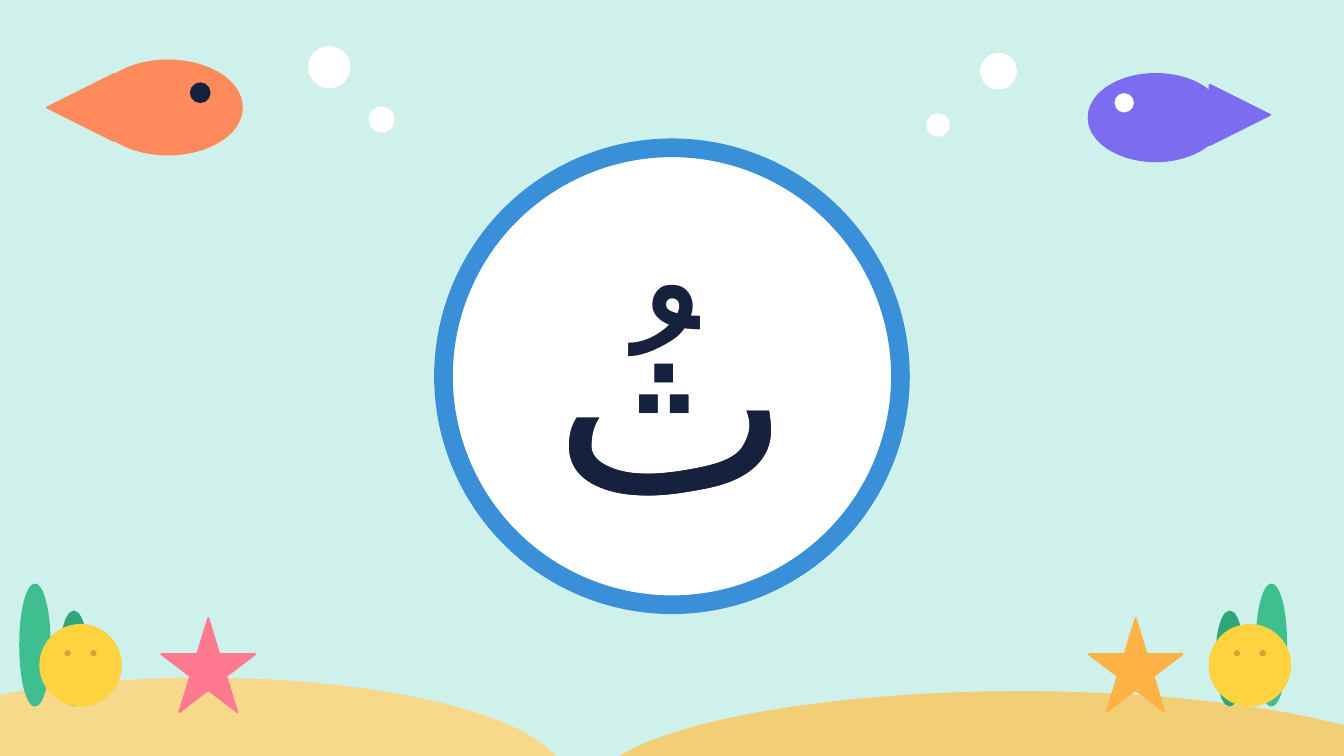
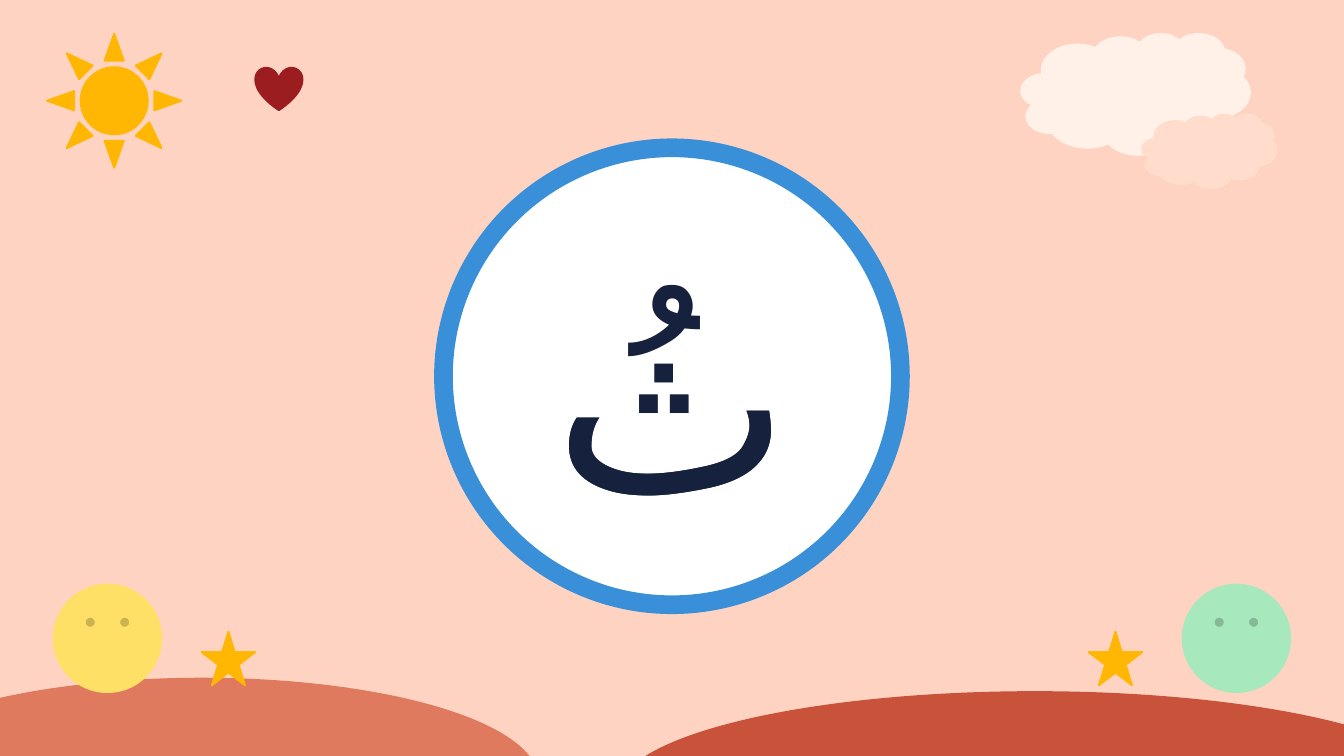
Before and after one commit to Sawaf11/-, a slide deck: slide 45 of all-letters-dammah/02-ba-ta-tha.pptx (slide 17 before the commit). Drawn at 1344x756 pixels with LibreOffice and Linux fonts; fonts in the diff are those of the drawing. Boxes give left, top, right and bottom in pixels: in the first picture for what was removed or moved away, otherwise in the second. Text is boxed around its words. In the diff, an @@ line names an element or a change of style, - is before the commit and + after.

```diff
--- a/all-letters-dammah/02-ba-ta-tha.pptx
+++ b/all-letters-dammah/02-ba-ta-tha.pptx
@@ background #CFF1EC to #FFD3C2 @@
@@ sun added at box(47, 34, 181, 168), fill #FFB703, outline #FFB703 1 pt @@
@@ ellipse removed at box(309, 47, 349, 87) @@
@@ ellipse removed at box(981, 54, 1016, 89) @@
@@ cloud added at box(1021, 34, 1250, 155), fill #FFF1E8, outline #FFF1E8 1 pt @@
@@ triangle removed at box(47, 74, 114, 141) @@
@@ ellipse removed at box(94, 60, 242, 155) @@
@@ ellipse removed at box(191, 83, 210, 102) @@
@@ heart added at box(255, 67, 302, 110), fill #9B1D20, outline #9B1D20 1 pt @@
@@ ellipse removed at box(1089, 74, 1223, 161) @@
@@ triangle removed at box(1210, 85, 1270, 145) @@
@@ ellipse removed at box(370, 108, 394, 132) @@
@@ ellipse removed at box(927, 114, 949, 136) @@
@@ ellipse removed at box(1116, 94, 1133, 112) @@
@@ cloud added at box(1142, 114, 1277, 188), fill #FFDCCB, outline #FFDCCB 1 pt @@
@@ ellipse removed at box(20, 585, 50, 706) @@
@@ smiley face: place and size @@
-smiley face at box(40, 625, 121, 706)
+smiley face at box(54, 585, 161, 692)
@@ smiley face at box(54, 585, 161, 692): fill #FFD23F to #FFE066; outline #FFD23F 1 pt to #FFE066 1 pt @@
@@ smiley face: place and size @@
-smiley face at box(1210, 625, 1290, 706)
+smiley face at box(1183, 585, 1290, 692)
@@ smiley face at box(1183, 585, 1290, 692): fill #FFD23F to #A7E8BD; outline #FFD23F 1 pt to #A7E8BD 1 pt @@
@@ ellipse removed at box(1257, 585, 1286, 706) @@
@@ ellipse removed at box(60, 612, 87, 706) @@
@@ ellipse removed at box(1216, 612, 1243, 706) @@
@@ star: place and size @@
-star at box(161, 618, 255, 712)
+star at box(202, 632, 255, 685)
@@ star at box(202, 632, 255, 685): fill #FF7A90 to #FFB703; outline #FF7A90 1 pt to #FFB703 1 pt @@
@@ star: place and size @@
-star at box(1089, 618, 1183, 712)
+star at box(1089, 632, 1142, 685)
@@ star at box(1089, 632, 1142, 685): fill #FFB347 to #FFB703; outline #FFB347 1 pt to #FFB703 1 pt @@
@@ ellipse: place and size @@
-ellipse at box(0, 679, 564, 756)
+ellipse at box(0, 679, 538, 756)
@@ ellipse at box(0, 679, 538, 756): fill #F6D98B to #E07A5F; outline #F6D98B 1 pt to #E07A5F 1 pt @@
@@ ellipse: place and size @@
-ellipse at box(591, 692, 1344, 756)
+ellipse at box(618, 692, 1344, 756)
@@ ellipse at box(618, 692, 1344, 756): fill #F2CF76 to #C9533A; outline #F2CF76 1 pt to #C9533A 1 pt @@
```
Also in this commit, not shown: 41 other slides changed, 24 slides added, 3 slides removed, 17 other files.
